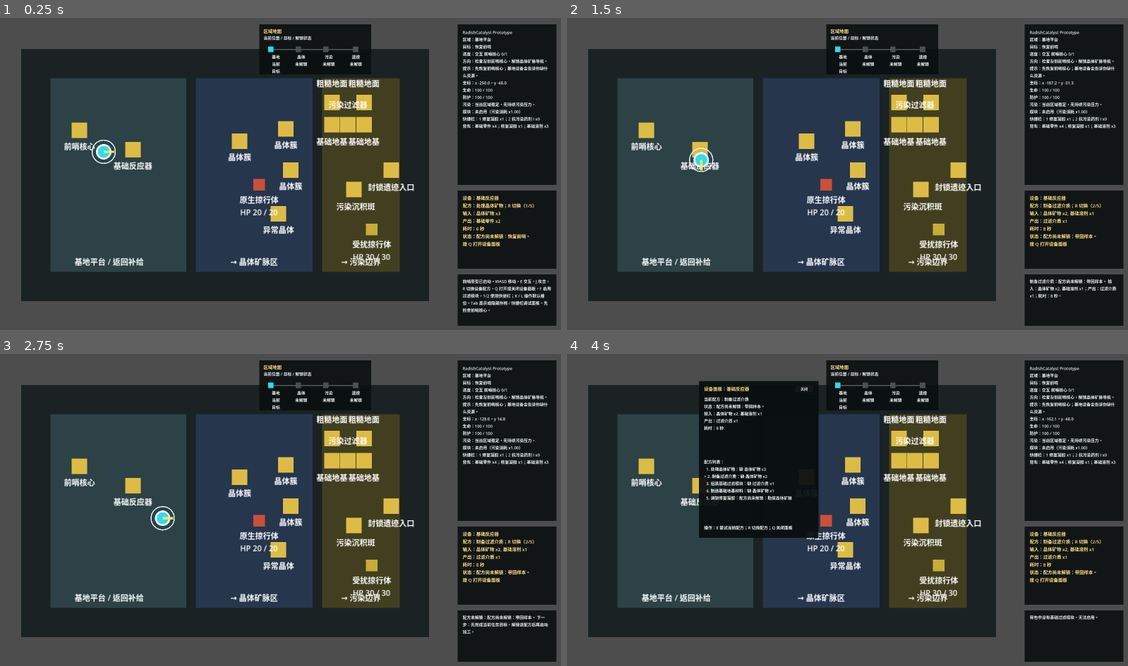
Above: before the commit, frames 1-4 (two rows, left to right).
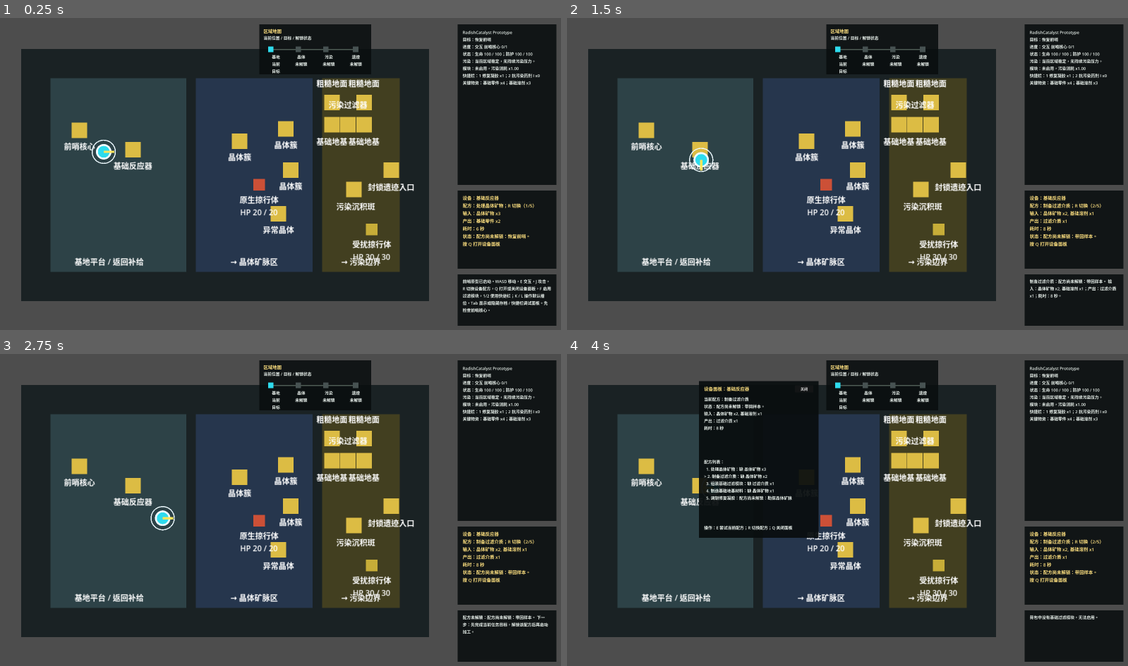
Above: after the commit, the same moments.

Repository: laugh0608/RadishCatalyst
Game: Godot game, scene res://scenes/boot/Boot.tscn
Same seed, same stepped clock (60 frames per second), same inputs: the game is played once before the commit and once after it.
Inputs:
- Up to frame 1 (0.25 s): no input
- Up to frame 2 (1.5 s): tap Enter at 0.5 s; hold D (move_right) 0.53-1.28 s; tap J (attack) at 0.6 s; hold S (move_down) from 1.28 s (still down); tap R (cycle_recipe) at 1.35 s
- Up to frame 3 (2.75 s): release S (move_down) at 2.03 s; hold D (move_right) from 2.03 s (still down); tap E (interact) at 2.1 s
- Up to frame 4 (4 s): release D (move_right) at 2.78 s; hold W (move_up) 2.78-3.53 s; tap Q (toggle_device_panel) at 2.85 s; hold A (move_left) from 3.53 s (still down); tap F (toggle_module) at 3.6 s

The runs differ from the first frame. In frame 1, 1.3% of the frame differs, in the area x 82-98%, y 6-36%; in frame 2, 1.3%; in frame 3, 1.3%; in frame 4, 1.3%.

Commit message:
fix: 收敛右侧状态面板信息量

Diff:
--- a/client/scripts/checks/vertical_slice_flow_check.gd
+++ b/client/scripts/checks/vertical_slice_flow_check.gd
@@ -29,6 +29,7 @@
 
 	_expect_equal(world_state.quest_state.active_quest_ids, ["quest.restore_outpost"], "initial active quest")
 	_check_onboarding_hints()
+	_check_status_panel_summary()
 	_check_region_markers()
 	_check_quest_completion_panel_text()
 	_check_build_prompts()
@@ -117,6 +118,26 @@
 
 	hint_world.quest_state.unlocked_effects.append("slice_01_complete")
 	_expect_hint_contains(hud, hint_world, hint_character, "", "更深区域信号", "slice complete onboarding hint")
+	hud.free()
+
+
+func _check_status_panel_summary() -> void:
+	var hud := PrototypeHud.new()
+	var status_world := WorldState.create_default()
+	var status_character := CharacterState.create_default()
+	var status_text := hud.format_status_text(data_registry, status_world, status_character)
+	_expect_text_contains(status_text, "目标：恢复前哨", "status keeps current goal")
+	_expect_text_contains(status_text, "进度：交互 前哨核心 0/1", "status keeps objective progress")
+	_expect_text_contains(status_text, "状态：生命 100 / 100；防护 100 / 100", "status keeps health and protection")
+	_expect_text_contains(status_text, "快捷栏：1 修复凝胶 x1", "status keeps quick slots")
+	_expect_text_contains(status_text, "关键物资：基础零件 x4", "status keeps key resources")
+	_expect_text_missing(status_text, "区域：", "status removes minimap region duplicate")
+	_expect_text_missing(status_text, "方向：", "status removes minimap direction duplicate")
+	_expect_text_missing(status_text, "提示：", "status removes onboarding duplicate")
+	_expect_text_missing(status_text, "坐标：", "status removes debug coordinate duplicate")
+	_expect_text_missing(status_text, "背包：", "status removes full inventory duplicate")
+	if status_text.split("\n").size() > 8:
+		failures.append("status panel should stay compact, got %d lines: %s" % [status_text.split("\n").size(), status_text])
 	hud.free()
 
 
@@ -761,6 +782,11 @@
 		failures.append("%s should contain %s, got %s" % [label, expected_text, text])
 
 
+func _expect_text_missing(text: String, unexpected_text: String, label: String) -> void:
+	if text.find(unexpected_text) >= 0:
+		failures.append("%s should not contain %s, got %s" % [label, unexpected_text, text])
+
+
 func _expect_feedback_contains(result: Dictionary, expected_text: String, label: String) -> void:
 	var feedback = result.get("supply_feedback", {})
 	if not feedback is Dictionary:
--- a/client/scripts/ui/prototype_hud.gd
+++ b/client/scripts/ui/prototype_hud.gd
@@ -9,6 +9,14 @@
 const MAP_MARKER_TARGET_COLOR := Color(1.0, 0.78, 0.28, 1.0)
 const MAP_MARKER_UNLOCKED_COLOR := Color(0.55, 0.72, 0.66, 1.0)
 const MAP_MARKER_LOCKED_COLOR := Color(0.28, 0.32, 0.32, 1.0)
+const STATUS_KEY_RESOURCE_IDS: Array[String] = [
+	"item.crystal_ore",
+	"item.basic_parts",
+	"item.polluted_residue",
+	"item.filter_media",
+	"item.foundation_material",
+	"fluid.basic_solvent"
+]
 
 var last_quick_slots: Array[String] = []
 var supply_feedback_remaining_seconds := 0.0
@@ -117,30 +125,47 @@
 
 
 func update_status(data_registry: DataRegistry, world_state: WorldState, character_state: CharacterState) -> void:
+	status_label.text = format_status_text(data_registry, world_state, character_state)
+	_update_map_panel(world_state, _get_active_quest_id(world_state))
+	_update_quick_slot_binding_panel(data_registry, character_state)
+
+
+func format_status_text(data_registry: DataRegistry, world_state: WorldState, character_state: CharacterState) -> String:
+	var active_quest_id := _get_active_quest_id(world_state)
+	return "\n".join(_format_status_lines(data_registry, world_state, character_state, active_quest_id))
+
+
+func _get_active_quest_id(world_state: WorldState) -> String:
 	var active_quest_id := ""
 	if not world_state.quest_state.active_quest_ids.is_empty():
 		active_quest_id = world_state.quest_state.active_quest_ids[0]
-
-	status_label.text = "\n".join([
+	return active_quest_id
+
+
+func _format_status_lines(
+	data_registry: DataRegistry,
+	world_state: WorldState,
+	character_state: CharacterState,
+	active_quest_id: String
+) -> Array[String]:
+	return [
 		"RadishCatalyst Prototype",
-		"区域：%s" % _get_display_name(data_registry, world_state.current_region_id),
 		"目标：%s" % _format_goal_name(data_registry, world_state, active_quest_id),
 		"进度：%s" % _format_active_quest_progress(data_registry, world_state, active_quest_id),
-		"方向：%s" % _format_direction_hint(world_state, character_state, active_quest_id),
-		"提示：%s" % _format_onboarding_hint(world_state, character_state, active_quest_id),
-		"坐标：x %.1f，y %.1f" % [character_state.position.x, character_state.position.y],
-		"生命：%.0f / %.0f" % [character_state.health, character_state.max_health],
-		"防护：%.0f / %.0f" % [character_state.protection, character_state.max_protection],
+		"状态：生命 %.0f / %.0f；防护 %.0f / %.0f" % [
+			character_state.health,
+			character_state.max_health,
+			character_state.protection,
+			character_state.max_protection
+		],
 		"污染：%s" % _format_pollution_status(data_registry, world_state, character_state),
-		"模块：%s（污染消耗 x%.2f）" % [
+		"模块：%s，污染消耗 x%.2f" % [
 			_get_equipped_module_name(data_registry, character_state),
 			character_state.get_pollution_drain_multiplier(data_registry)
 		],
 		"快捷栏：%s" % _format_quick_slots(data_registry, character_state),
-		"背包：%s" % _format_inventory(data_registry, character_state.inventory)
-	])
-	_update_map_panel(world_state, active_quest_id)
-	_update_quick_slot_binding_panel(data_registry, character_state)
+		"关键物资：%s" % _format_key_resources(data_registry, character_state.inventory)
+	]
 
 
 func show_prompt(text: String) -> void:
@@ -537,6 +562,24 @@
 	if parts.size() <= 7:
 		return "；".join(parts)
 	return "%s；另 %d 类" % ["；".join(parts.slice(0, 7)), parts.size() - 7]
+
+
+func _format_key_resources(data_registry: DataRegistry, inventory: InventoryState) -> String:
+	var parts: Array[String] = []
+	for definition_id in STATUS_KEY_RESOURCE_IDS:
+		var amount := _get_inventory_amount(inventory, definition_id)
+		if amount <= 0.0:
+			continue
+		parts.append("%s x%s" % [_get_display_name(data_registry, definition_id), _format_amount(amount)])
+	if parts.is_empty():
+		return "暂无"
+	return "；".join(parts)
+
+
+func _get_inventory_amount(inventory: InventoryState, definition_id: String) -> float:
+	if definition_id.begins_with("fluid."):
+		return float(inventory.fluids.get(definition_id, 0.0))
+	return float(inventory.items.get(definition_id, 0))
 
 
 func _get_equipped_module_name(data_registry: DataRegistry, character_state: CharacterState) -> String:
Not shown, changed: docs/devlogs/2026-W19.md
Not shown, changed: docs/planning/current.md
Not shown, changed: docs/planning/vertical-slice.md
